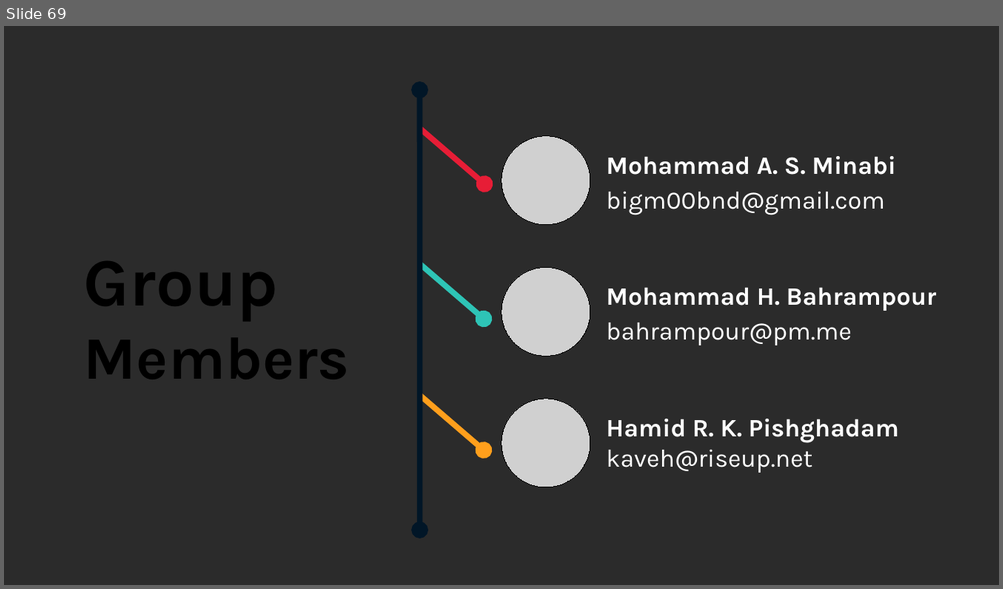
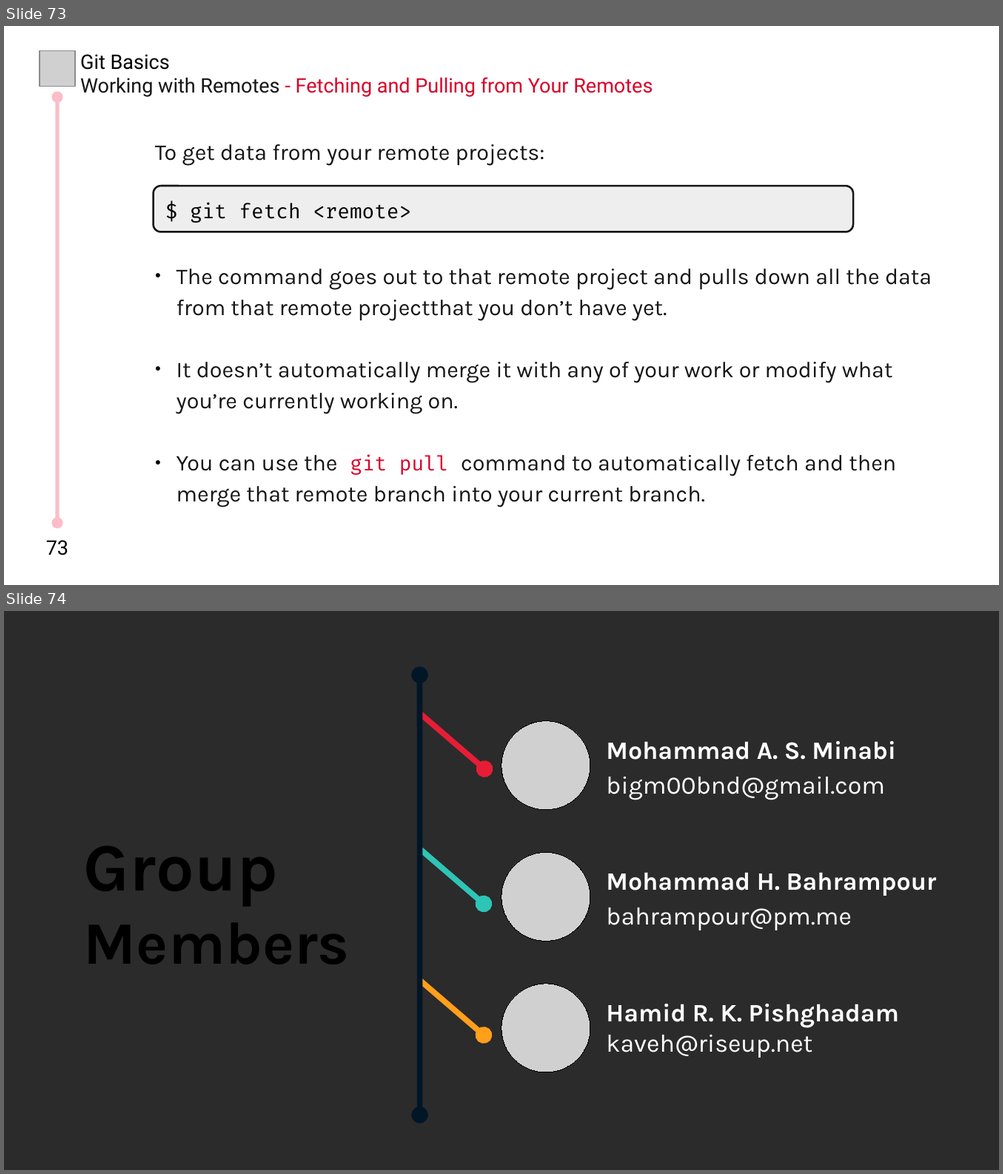
Before and after one commit to MHBahrampour/git-presentation-files, a slide deck: Chapter 2/Chapter 2.odp. Shown one above the other, each under a label of ours: slide 69 before the commit, slides 73 and 74 after it. The pictures are 1003x589 and 1003x1174 pixels, drawn with LibreOffice and Linux fonts; fonts in the diff are those of the drawing; grey boxes stand for pictures; background and template pictures are left out; a plain dark background stands for a picture behind light text. Boxes give left, top, right and bottom in pixels: in the first picture for what was removed or moved away, otherwise in the second. Text is boxed around its words. In the diff, an @@ line names an element or a change of style, - is before the commit and + after.

Commit message:
'Ch2 - Pushing to Your Remotes' is completed

```diff
--- a/Chapter 2/Chapter 2.odp
+++ b/Chapter 2/Chapter 2.odp
@@ slide 73 added at [4, 26, 999, 585], background #FFFFFF @@
@@ picture added at [40, 51, 74, 87] @@
@@ text added at [80, 54, 652, 97], 16 pt, text #D90429 @@
+Git Basics
+Working with Remotes - Fetching and Pulling from Your Remotes
@@ double arrow added from (57, 97) to (57, 523), #FCBDC8 3 pt @@
@@ text added at [155, 144, 931, 508], 18 pt, text #151515 @@
+To get data from your remote projects:
+● The command goes out to that remote project and pulls down all the data from that remote projectthat you don’t have yet.
+● It doesn’t automatically merge it with any of your work or modify what you’re currently working on.
+● You can use the git pull command to automatically fetch and then merge that remote branch into your current branch.
@@ rounded rectangle added at [153, 186, 854, 232], fill #EEEEEE, outline #151515 1.5 pt, 16 pt, text #000000 @@
+$ git fetch <remote>
@@ text added at [46, 540, 68, 556], 16 pt, text #000000 @@
+73
@@ what was slide 69 is now slide 74 @@
```
Also in this commit, not shown: 2 slides changed, 4 other slides added.
